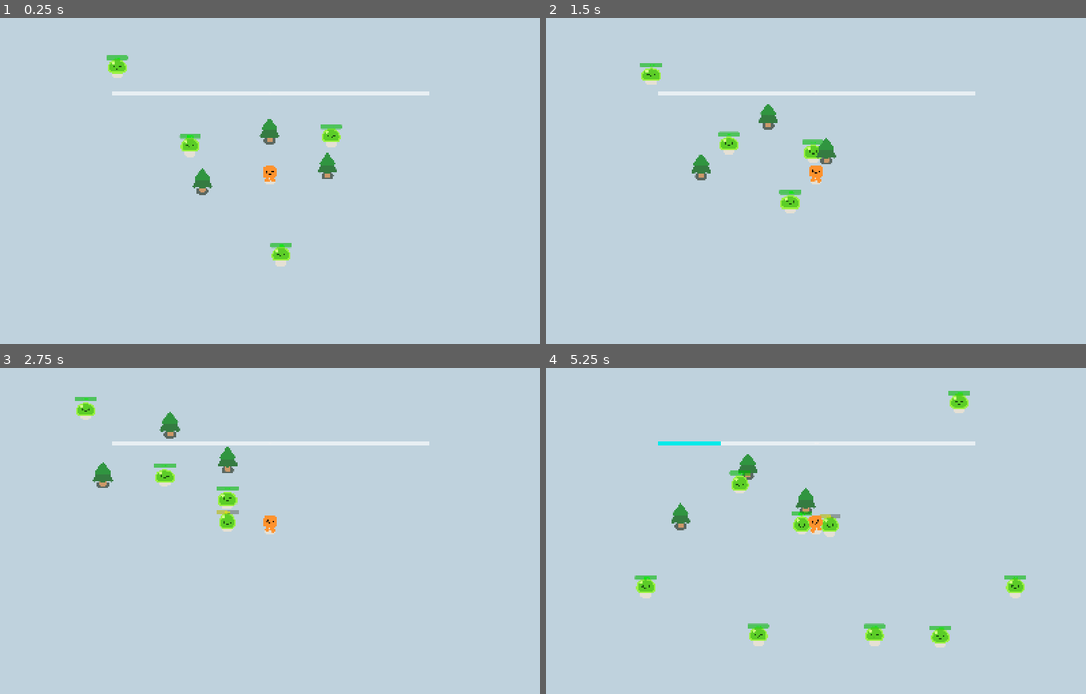
Above: before the commit, frames 1-4 (two rows, left to right).
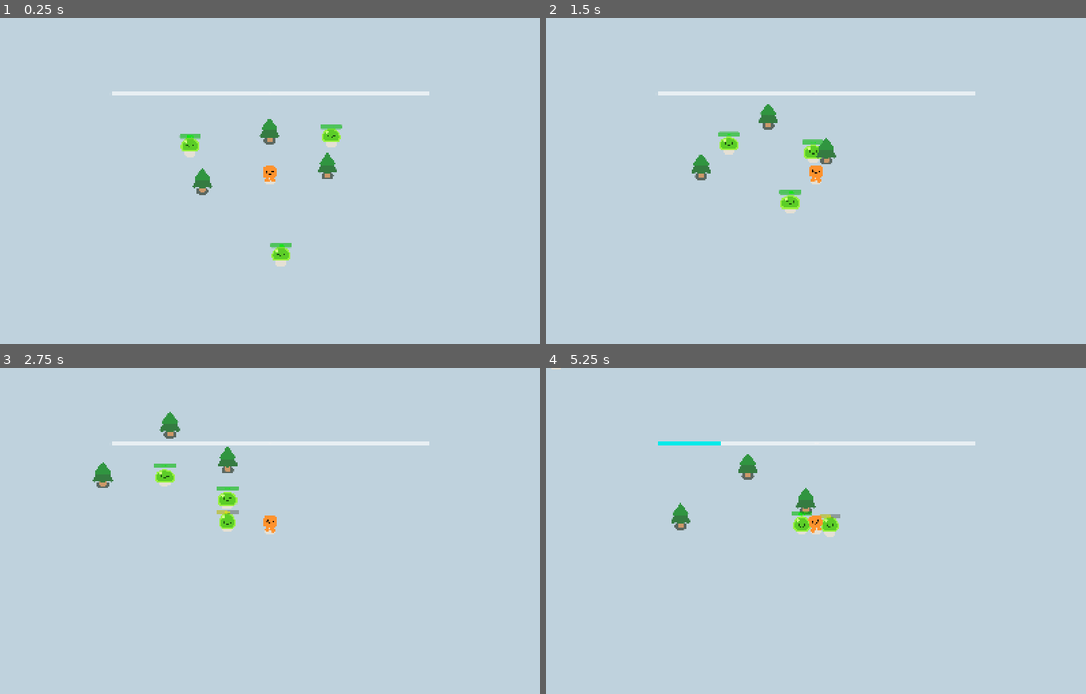
Above: after the commit, the same moments.

Repository: BromarBalkis/LampHireSurvivors
Game: Godot game, scene res://game.tscn
The game is run twice, just before and just after one commit, with the same random seed, the same clock (stepped at 60 frames per second) and the same inputs.
Inputs:
- Up to frame 1 (0.25 s): no input
- Up to frame 2 (1.5 s): hold D (move_right) 0.53-1.28 s; hold S (move_down) from 1.28 s (still down)
- Up to frame 3 (2.75 s): release S (move_down) at 2.03 s; hold D (move_right) from 2.03 s (still down)
- Up to frame 4 (5.25 s): release D (move_right) at 2.78 s; hold W (move_up) 2.78-3.53 s; hold A (move_left) 3.53-5.03 s; hold S (move_down) from 5.03 s (still down)

The runs differ from the first frame. In frame 1, 0.2% of the frame differs, in the area x 19-24%, y 11-19%; in frame 2, 0.2%; in frame 3, 0.2%; in frame 4, 1.5%, in the area x 1-89%, y 0-86%.

Commit message:
more changes around slime spawns/camera, player health bar WIP

Diff:
--- a/game.tscn
+++ b/game.tscn
@@ -22,7 +22,7 @@
 position = Vector2(826, 574)
 
 [node name="MobSpawnPath" parent="Player" instance=ExtResource("4_fc0e3")]
-position = Vector2(-872, -503)
+position = Vector2(-1858.0001, -1118.0001)
 
 [node name="Tree" parent="." instance=ExtResource("2_e2o6t")]
 position = Vector2(420, 647)
--- a/mob_spawn_path.tscn
+++ b/mob_spawn_path.tscn
@@ -9,6 +9,8 @@
 point_count = 5
 
 [node name="MobSpawnPath" type="Path2D"]
+position = Vector2(-969.13043, -549.17395)
+scale = Vector2(2.009511, 2.0095108)
 curve = SubResource("Curve2D_0u56x")
 script = ExtResource("1_ajptq")
 
--- a/player.gd
+++ b/player.gd
@@ -12,7 +12,7 @@
 @export var player_luck: float = 1
 @export var player_exp_mult: float = 1
 
-@export var player_projectile_size: float = 0
+@export var player_projectile_size: float = 1
 @export var player_projectile_count: float = 0 #maybe
 
 var SPEED: float = 450.0
@@ -58,7 +58,8 @@
 func signal_connector() -> void:
 	SignalBus.mob_death.connect(experience_handler)
 
-#func _input(event: InputEvent) -> void:
-	#if event.is_action_pressed("move_left"):
-		#pass
-	#pass
+func take_damage(mob_damage) -> void:
+	if $InvulnTimer == $InvulnTimer.is_stopped(): #timer isnt alr running
+		SignalBus.player_damaged.emit() #to update healthbar
+		player_hp -= mob_damage
+		$InvulnTimer.start()
--- a/player.tscn
+++ b/player.tscn
@@ -40,3 +40,7 @@
 offset_top = -513.0
 offset_right = -952.0
 offset_bottom = -513.0
+
+[node name="InvulnTimer" type="Timer" parent="."]
+wait_time = 0.5
+one_shot = true
--- a/scenes/player_ui.tscn
+++ b/scenes/player_ui.tscn
@@ -31,3 +31,8 @@
 theme_override_styles/background = SubResource("StyleBoxTexture_sk4pr")
 theme_override_styles/fill = SubResource("StyleBoxTexture_48xfa")
 max_value = 1.0
+
+[node name="HpBar" type="ProgressBar" parent="."]
+layout_mode = 0
+offset_right = 4.0
+offset_bottom = 27.0
--- a/scripts/SignalBus.gd
+++ b/scripts/SignalBus.gd
@@ -12,5 +12,7 @@
 signal level_up
 @warning_ignore("unused_signal")
 signal value_update
+@warning_ignore("unused_signal")
+signal player_damaged
 
 var damage #we ball (for slicerparticles script)
--- a/scripts/player_ui.gd
+++ b/scripts/player_ui.gd
@@ -4,6 +4,7 @@
 
 func _ready() -> void:
 	SignalBus.exp_updated.connect(exp_update)
+	#SignalBus.damage
 
 func exp_update(exp_ratio) -> void:
 	expbar.value = exp_ratio
--- a/scripts/poison.gd
+++ b/scripts/poison.gd
@@ -7,6 +7,5 @@
 func damageOvertime() -> void:
 	player.player_hp -= 5
 	duration -= 1
-	print(player.player_hp)
 	if duration == 0:
 		stop()
--- a/scripts/slice_particles.gd
+++ b/scripts/slice_particles.gd
@@ -2,11 +2,15 @@
 
 
 var damage
-# Called when the node enters the scene tree for the first time.
+
+#okay but it also has to inherit size and duration buffs,
+#possibly # of targets as well but that's in the slicer script
+#in this script: size, hurtbox duration
+#in slicer: attack speed/damage(already done)
+
 func _ready() -> void:
 	emitting = true
 	damage = SignalBus.damage
-	print(damage)
 
 func _on_finished() -> void:
 	queue_free()
